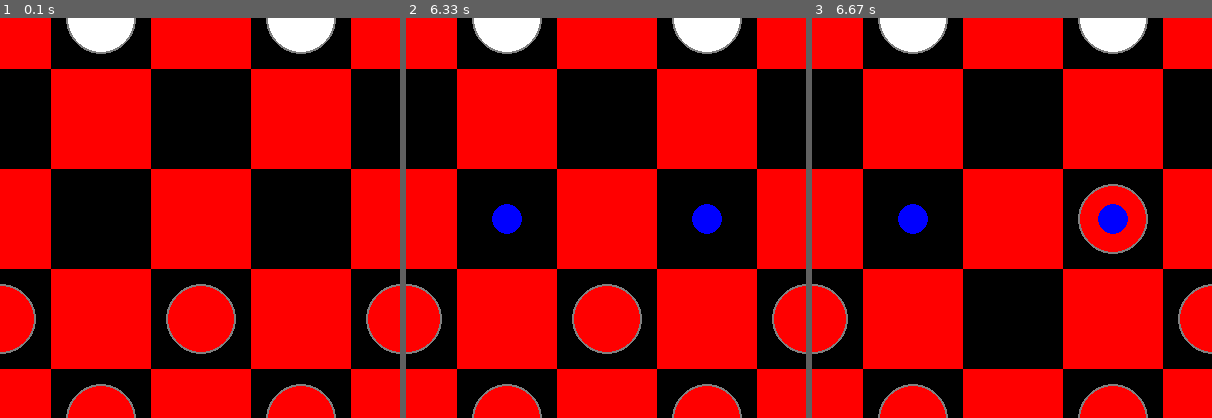
Above: before the commit, frames 1-3 (left to right).
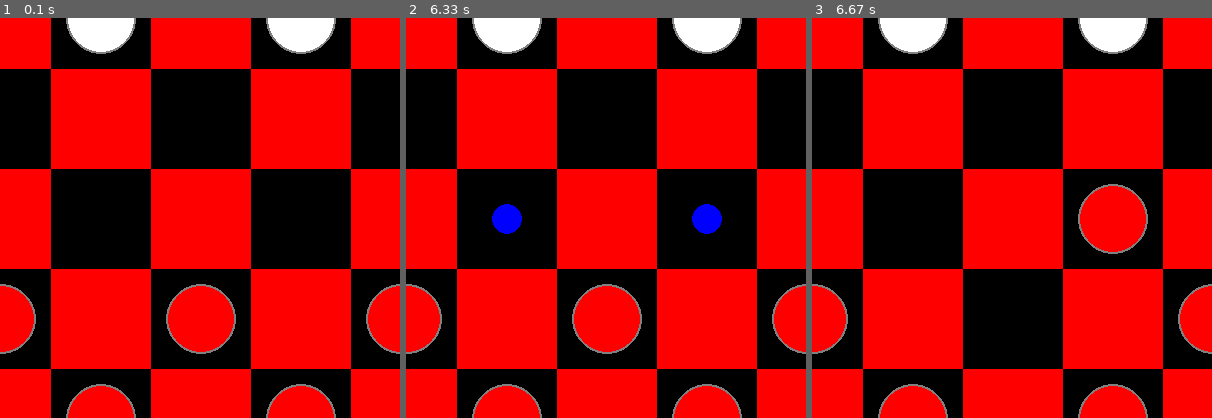
Above: after the commit, the same moments.

Repository: AmirmasoudCS/Pygame-Course
Game: pygame game, started from project_05/main.py
The game is run twice, just before and just after one commit, with the same random seed, the same clock (stepped at 60 frames per second) and the same inputs.
Inputs (mouse positions are % of the whole screen's width and height, from its top left):
- Up to frame 1 (0.1 s): no input
- Up to frame 2 (6.33 s): click (50, 50) at 0.38 s; click (33, 74) at 0.72 s; click (24, 81) at 1.05 s; click (25, 74) at 2.28 s; click (67, 86) at 2.62 s; click (36, 72) at 6.32 s
- Up to frame 3 (6.67 s): click (48, 60) at 6.65 s
The pictures show only the part of the screen within x 6-56%, y 31-81%; the shares and areas given below are measured in that part.

Frames 1-2 are identical in both runs. In frame 3, 0.9% of the frame differs, in the area x 21-79%, y 46-54%.

Commit message:
Flushing the valid moves after a turn is played

Diff:
--- a/project_05/checkers/game.py
+++ b/project_05/checkers/game.py
@@ -60,6 +60,7 @@
             pygame.draw.circle(self.win, BLUE, (col * SQUARE_SIZE + SQUARE_SIZE // 2, row * SQUARE_SIZE + SQUARE_SIZE // 2), 15)
 
     def change_turn(self):
+        self.valid_moves = []
         if self.turn == RED:
             self.turn = WHITE
         else:
